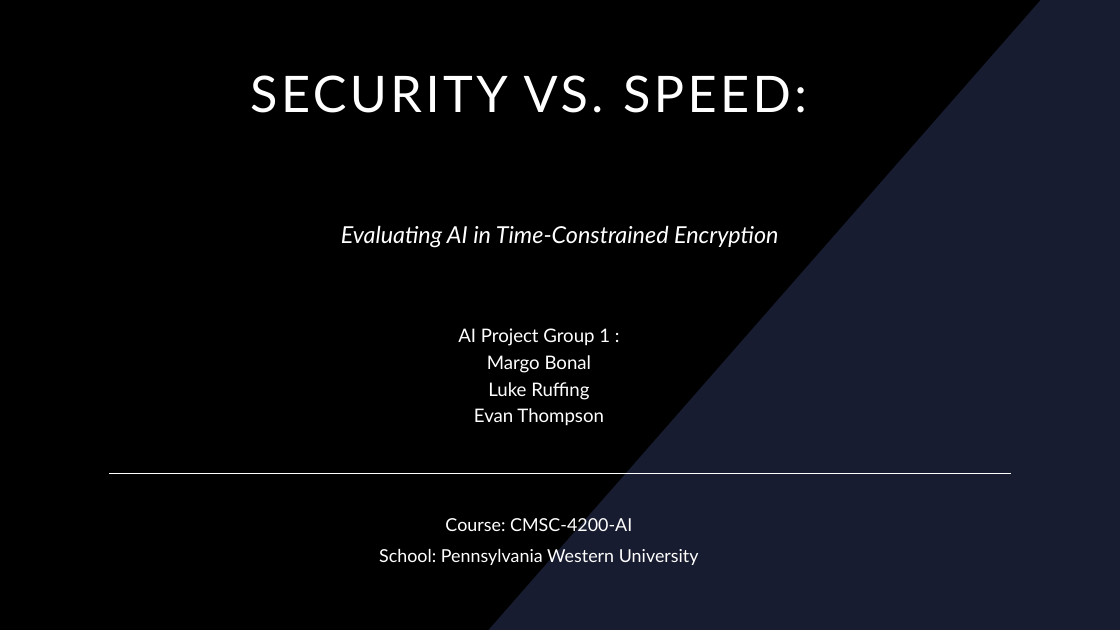
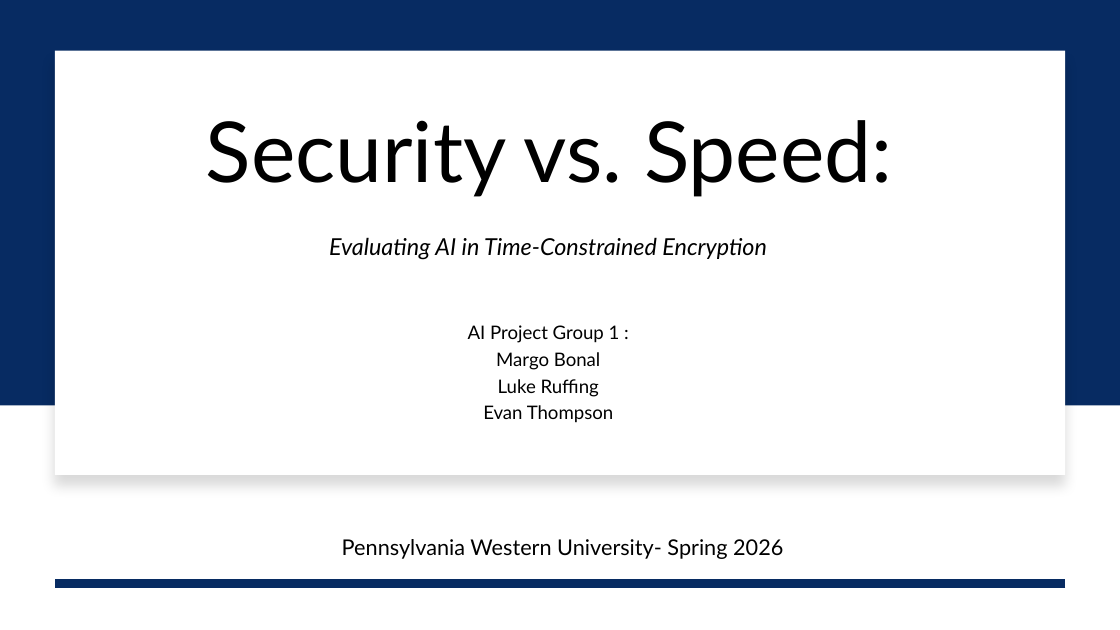
Before and after one commit to M0ck1ngjay178/CMSC-4200-AI, a slide deck: slide 1 of Project/slides/CMSC-4200-Group1-Project.pptx. Drawn at 1120x630 pixels with LibreOffice and Linux fonts; fonts in the diff are those of the drawing. Boxes give left, top, right and bottom in pixels: in the first picture for what was removed or moved away, otherwise in the second. Text is boxed around its words. In the diff, an @@ line names an element or a change of style, - is before the commit and + after.

Commit message:
project progress

```diff
--- a/Project/slides/CMSC-4200-Group1-Project.pptx
+++ b/Project/slides/CMSC-4200-Group1-Project.pptx
@@ background #000000 to #FFFFFF @@
@@ rectangle added at <box>0,0,1120,406</box>, fill #072B62 @@
@@ freeform shape removed at <box>489,0,1120,630</box> @@
@@ rectangle added at <box>55,50,1065,475</box>, fill #FFFFFF @@
@@ title "Security vs. Speed:" at <box>206,120,892,197</box>: vertical alignment top to middle @@
@@ title at <box>206,120,892,197</box>: text changed; size 43.2 to 72 pt; text colour #FFFFFF to #000000 @@
-SECURITY VS. SPEED:
+Security vs. Speed:
@@ text "Evaluating AI in Time-Constrained Encryption" at <box>329,237,767,260</box>: text colour #FFFFFF to #000000 @@
@@ text "Evaluating AI in Time-Constrained Encryption": place and size @@
-text "Evaluating AI in Time-Constrained Encryption" at <box>341,225,779,248</box>
+text "Evaluating AI in Time-Constrained Encryption" at <box>329,237,767,260</box>
@@ text "AI Project Group 1 : ...": place and size @@
-text "AI Project Group 1 : ..." at <box>458,328,610,426</box>
+text "AI Project Group 1 : ..." at <box>468,325,620,423</box>
@@ text "AI Project Group 1 : ..." at <box>468,325,620,423</box>: text colour #FFFFFF to #000000 @@
@@ line removed from (109, 473) to (1012, 473) @@
@@ subtitle "Course: CMSC-4200-AI": place and size @@
-subtitle "Course: CMSC-4200-AI" at <box>379,516,699,565</box>
+subtitle "Course: CMSC-4200-AI" at <box>342,539,783,559</box>
@@ subtitle "Course: CMSC-4200-AI" at <box>342,539,783,559</box>: size 15.3 to 18.6 pt in "Course: CMSC-4200-AI"; line spacing 0.9 to 0.7 @@
@@ subtitle at <box>342,539,783,559</box>: text changed; size 15.3 to 18.6 pt; text colour #FFFFFF to #000000 @@
-School: Pennsylvania Western University
+Pennsylvania Western University- Spring 2026
@@ line added from (1065, 584) to (55, 584), #072B62 8 pt @@
```
Also in this commit, not shown: 10 slides added, 3 other files.
